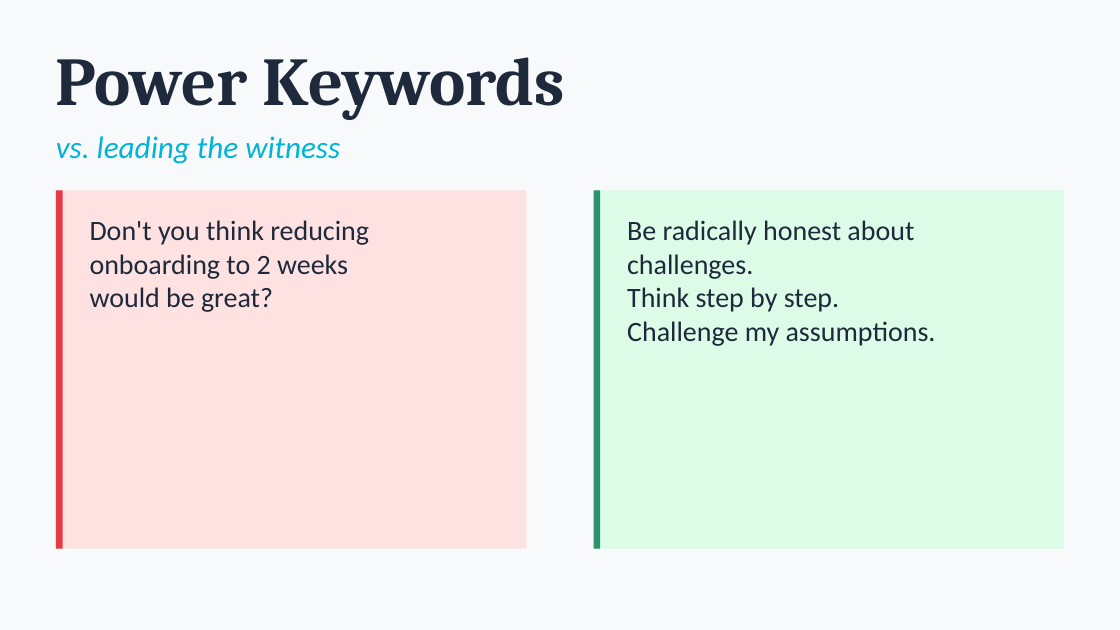
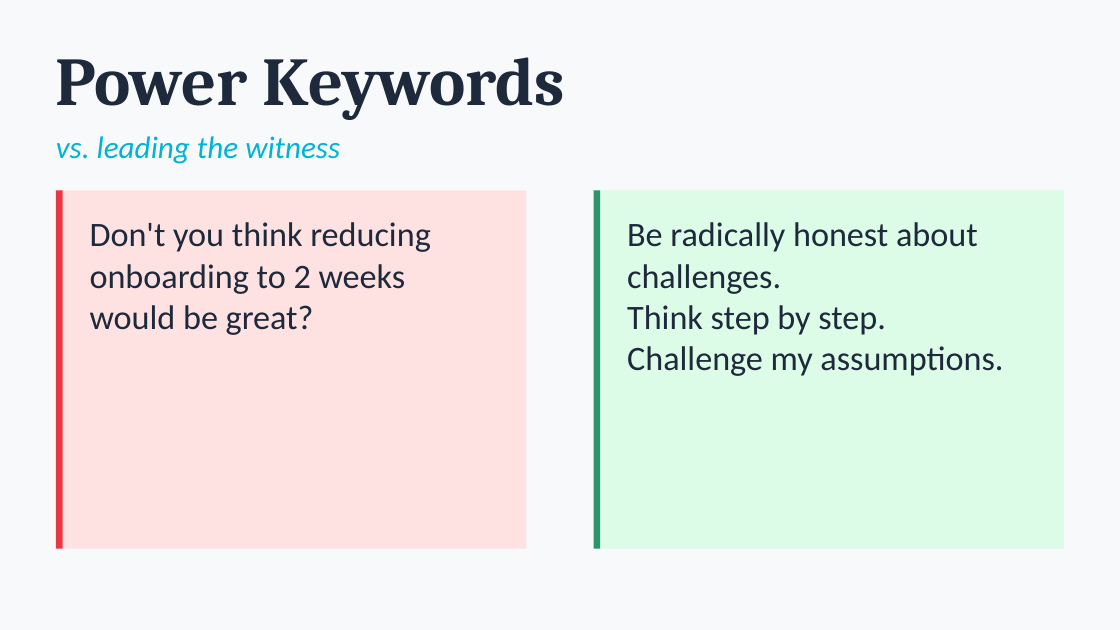
Before and after one commit to michaelengland/ai-best-practices, a slide deck: slide 28 of Getting-Agents-to-Give-Up-Their-Secrets.pptx. Drawn at 1120x630 pixels with LibreOffice and Linux fonts; fonts in the diff are those of the drawing. Boxes give left, top, right and bottom in pixels: in the first picture for what was removed or moved away, otherwise in the second. Text is boxed around its words. In the diff, an @@ line names an element or a change of style, - is before the commit and + after.

```diff
--- a/Getting-Agents-to-Give-Up-Their-Secrets.pptx
+++ b/Getting-Agents-to-Give-Up-Their-Secrets.pptx
@@ text "Don't you think reducing" at [90, 222, 431, 335]: size 18 to 22 pt @@
@@ text "Be radically honest about challenges." at [627, 222, 1003, 376]: size 18 to 22 pt @@
```
Also in this commit, not shown: 7 other slides changed, 1 other file.
